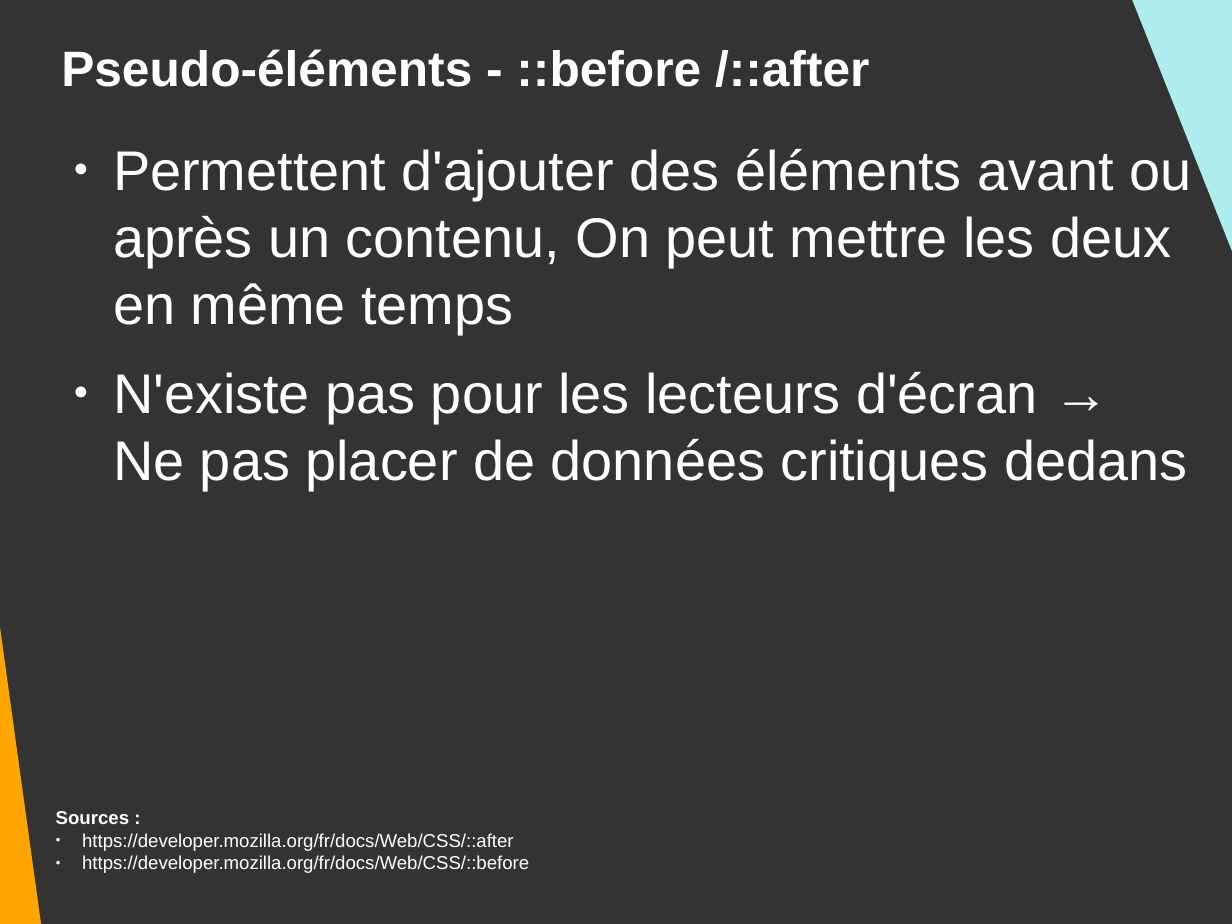
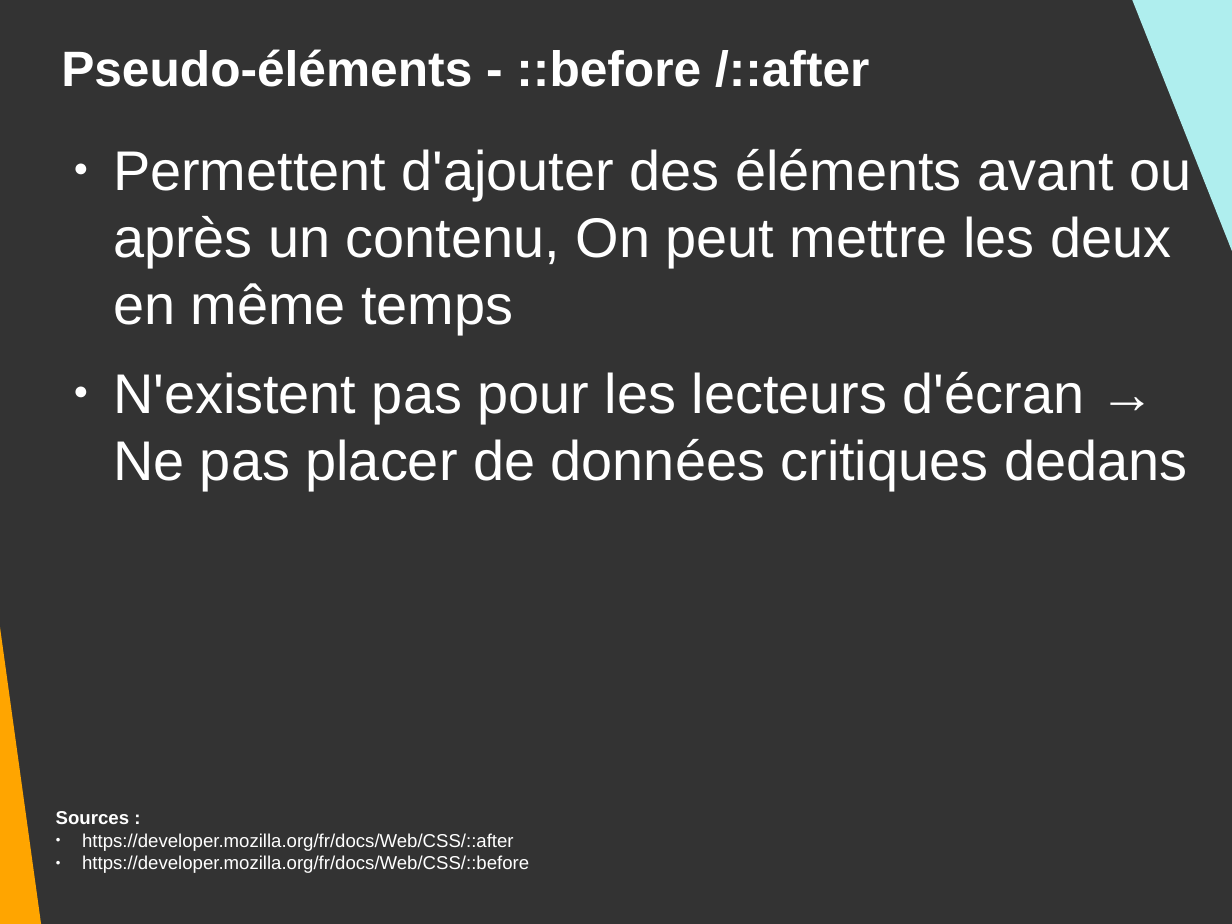
Before and after one commit to DanYellow/presentations, a slide deck: slide 39 of mmi/html/travaux-pratiques/numero-5/presentation.odp. Drawn at 1232x924 pixels with LibreOffice and Linux fonts; fonts in the diff are those of the drawing. Boxes give left, top, right and bottom in pixels: in the first picture for what was removed or moved away, otherwise in the second. Text is boxed around its words. In the diff, an @@ line names an element or a change of style, - is before the commit and + after.

Commit message:
Update TP5 presentations

```diff
--- a/mmi/html/travaux-pratiques/numero-5/presentation.odp
+++ b/mmi/html/travaux-pratiques/numero-5/presentation.odp
@@ text at (x1=113, y1=372, x2=1187, y2=490): text changed @@
-● N'existe pas pour les lecteurs d'écran → Ne pas placer de données critiques dedans
+● N'existent pas pour les lecteurs d'écran → Ne pas placer de données critiques dedans
```
Also in this commit, not shown: 2 other files.
